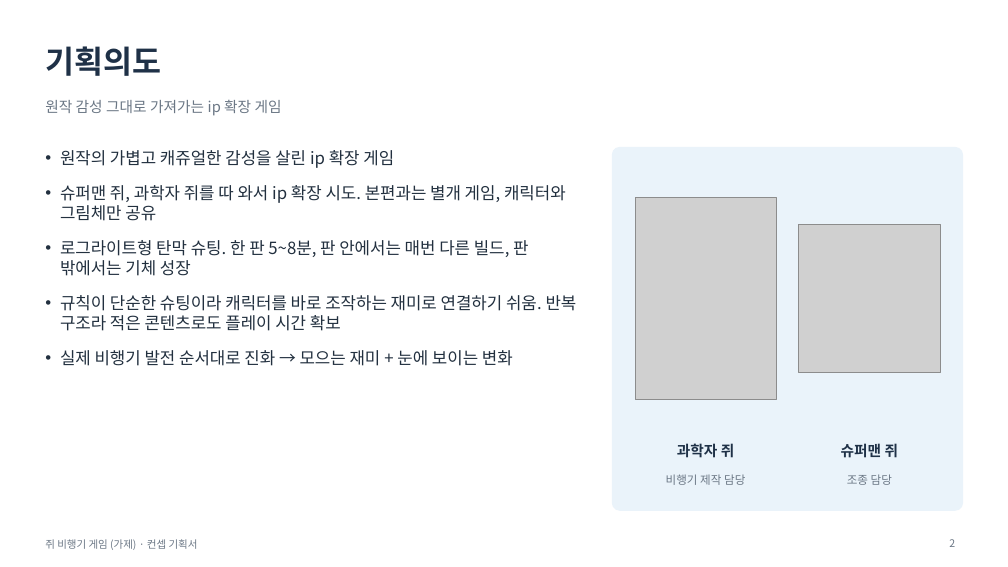
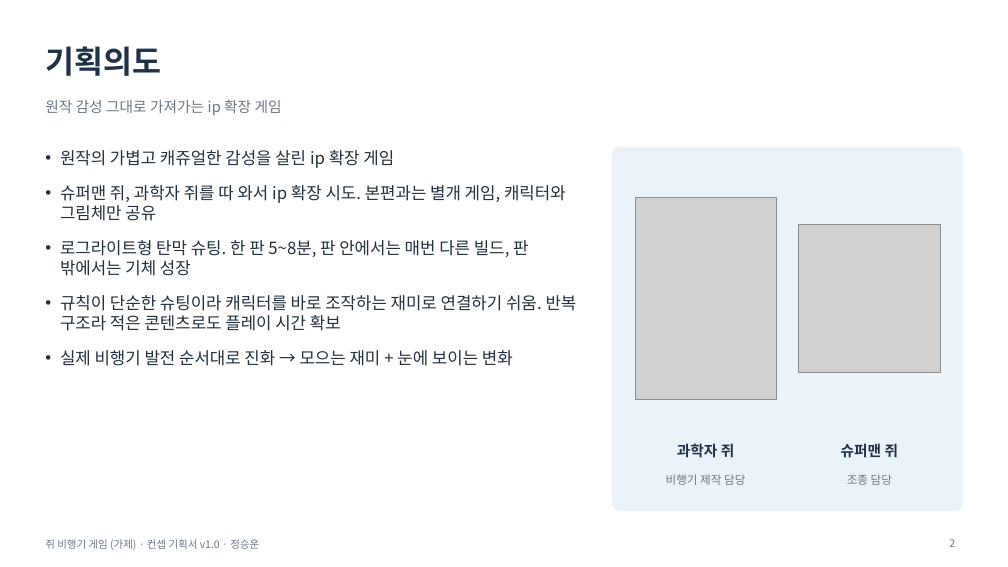
Before and after one commit to inory16351/RatPlain, a slide deck: slide 2 of 컨셉기획서.pptx. Drawn at 1008x567 pixels with LibreOffice and Linux fonts; fonts in the diff are those of the drawing; grey boxes stand for pictures. Boxes give left, top, right and bottom in pixels: in the first picture for what was removed or moved away, otherwise in the second. Text is boxed around its words. In the diff, an @@ line names an element or a change of style, - is before the commit and + after.

```diff
--- a/컨셉기획서.pptx
+++ b/컨셉기획서.pptx
@@ text at (x1=45, y1=539, x2=259, y2=550): text changed @@
-쥐 비행기 게임 (가제) · 컨셉 기획서
+쥐 비행기 게임 (가제) · 컨셉 기획서 v1.0 · 정승운
```
Also in this commit, not shown: 16 other slides changed, 1 other file.
